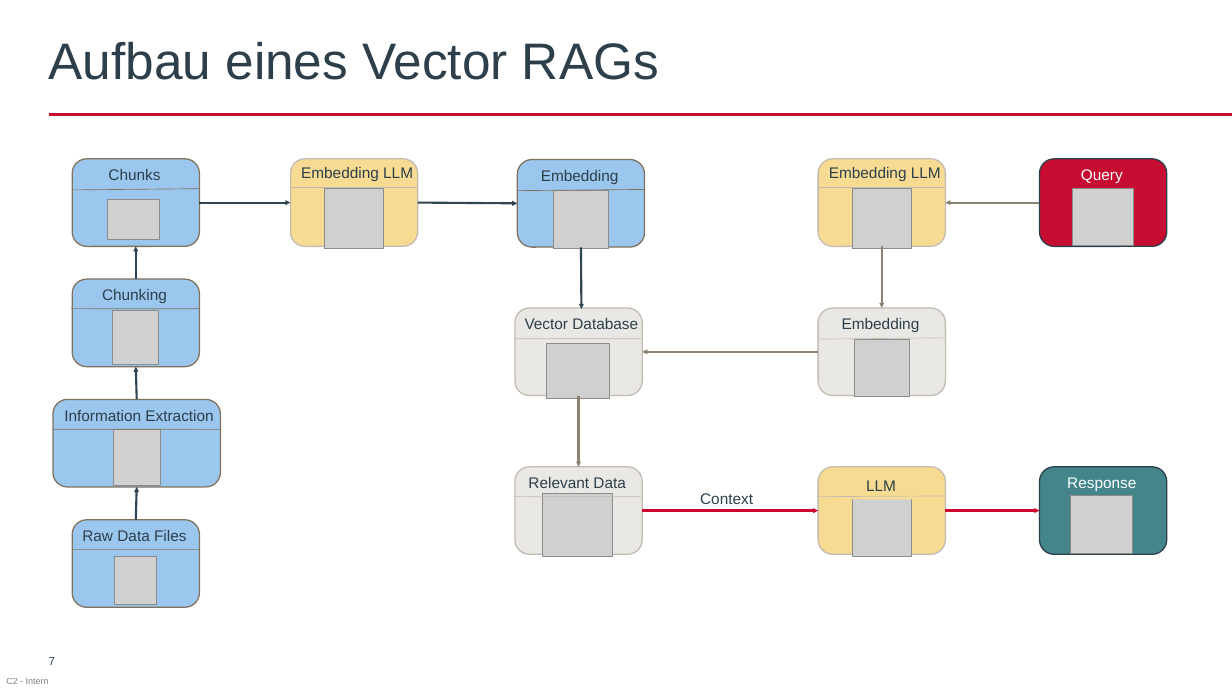
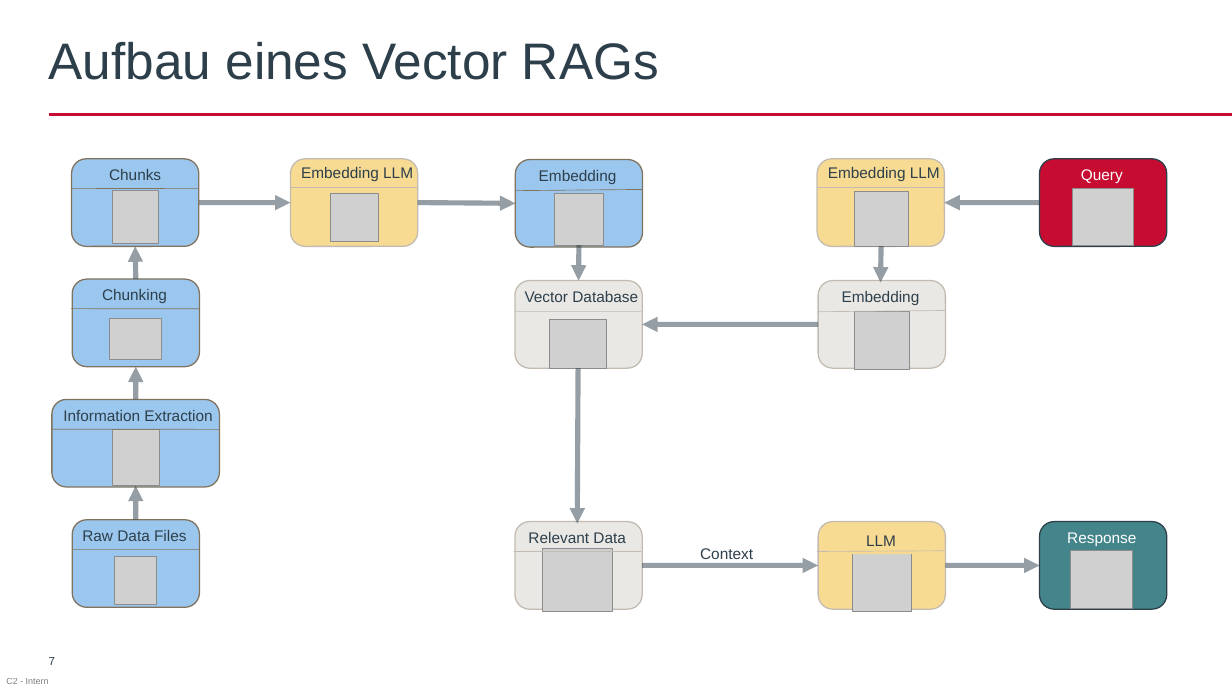
Before and after one commit to AkrosAG/RAG-Workshop, a slide deck: slide 7 of RAG_Workshop.pptx. Drawn at 1232x693 pixels with LibreOffice and Linux fonts; fonts in the diff are those of the drawing; grey boxes stand for pictures; background and template pictures are left out. Boxes give left, top, right and bottom in pixels: in the first picture for what was removed or moved away, otherwise in the second. Text is boxed around its words. In the diff, an @@ line names an element or a change of style, - is before the commit and + after.

```diff
--- a/RAG_Workshop.pptx
+++ b/RAG_Workshop.pptx
@@ picture: place and size @@
-picture at [113,311,159,364]
+picture at [112,190,158,244]
@@ arrow (199, 202) - (290, 202): stroke #304554 1.65 pt to #2D3F4B 4 pt @@
@@ picture: place and size @@
-picture at [325,189,384,249]
+picture at [331,193,379,242]
@@ arrow (418, 202) - (516, 203): stroke #304554 1.65 pt to #2D3F4B 4 pt @@
@@ picture: place and size @@
-picture at [554,190,608,248]
+picture at [555,194,604,246]
@@ picture: place and size @@
-picture at [853,189,912,249]
+picture at [854,191,908,246]
@@ arrow (1040, 202) - (945, 202): stroke #8D8271 1.65 pt to #2D3F4B 4 pt @@
@@ arrow (136, 279) - (135, 247): stroke #304554 1.65 pt to #2D3F4B 4 pt @@
@@ arrow moved from (581, 248) - (581, 309) to (579, 245) - (579, 281) @@
@@ arrow (579, 245) - (579, 281): stroke #304554 1.65 pt to #2D3F4B 4 pt @@
@@ arrow moved from (882, 247) - (882, 308) to (882, 246) - (881, 283) @@
@@ arrow (882, 246) - (881, 283): stroke #8D8271 1.65 pt to #2D3F4B 4 pt @@
@@ picture: place and size @@
-picture at [107,199,159,239]
+picture at [110,319,162,360]
@@ picture: place and size @@
-picture at [546,344,610,399]
+picture at [550,319,606,368]
@@ 1 picture, 1 line, 1 arrow: place and size @@
-1 picture, 1 line, 1 arrow at [515,339,909,396]
+1 picture, 1 line, 1 arrow at [515,311,909,369]
@@ arrow (818, 324) - (642, 324): stroke #8D8271 1.65 pt to #2D3F4B 4 pt @@
@@ 2 texts, 2 rounded rectangles, 1 line: place and size @@
-2 texts, 2 rounded rectangles, 1 line at [515,308,945,396]
+2 texts, 2 rounded rectangles, 1 line at [515,281,945,369]
@@ arrow (136, 399) - (136, 367): stroke #304554 1.65 pt to #2D3F4B 4 pt @@
@@ arrow moved from (579, 396) - (579, 467) to (579, 368) - (578, 524) @@
@@ arrow (579, 368) - (578, 524): stroke #8D8271 1.65 pt to #2D3F4B 4 pt @@
@@ arrow (136, 519) - (136, 486): stroke #304554 1.65 pt to #2D3F4B 4 pt @@
@@ 3 pictures, 3 texts, 3 rounded rectangles, 2 lines, 2 arrows, 1 rectangle: place and size @@
-3 pictures, 3 texts, 3 rounded rectangles, 2 lines, 2 arrows, 1 rectangle at [514,467,1167,557]
+3 pictures, 3 texts, 3 rounded rectangles, 2 lines, 2 arrows, 1 rectangle at [514,522,1167,612]
@@ arrow (642, 566) - (818, 566): stroke #CF062E 1.8 pt to #2D3F4B 4 pt @@
@@ arrow (945, 566) - (1040, 566): stroke #CF062E 1.8 pt to #2D3F4B 4 pt @@
```
Also in this commit, not shown: 3 other slides changed.
